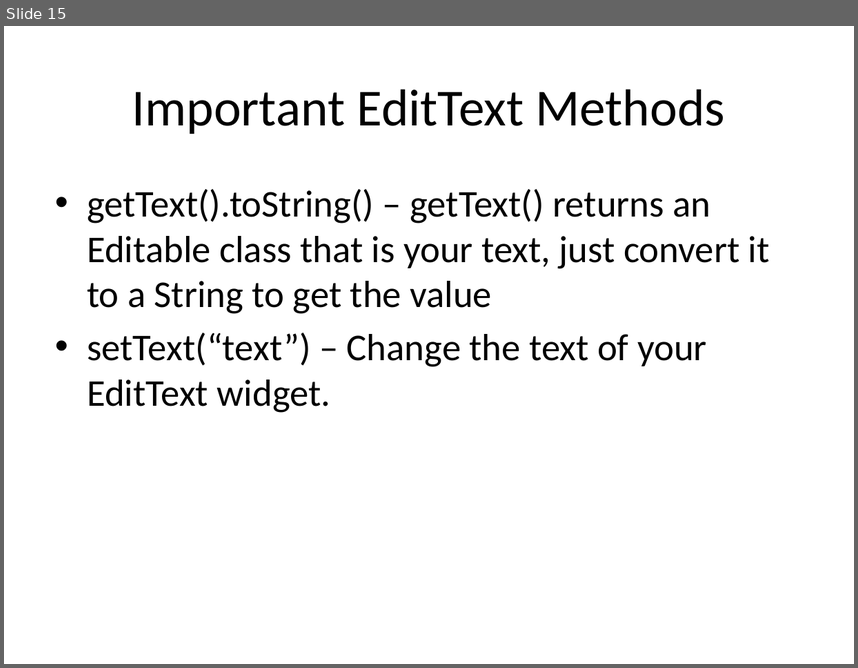
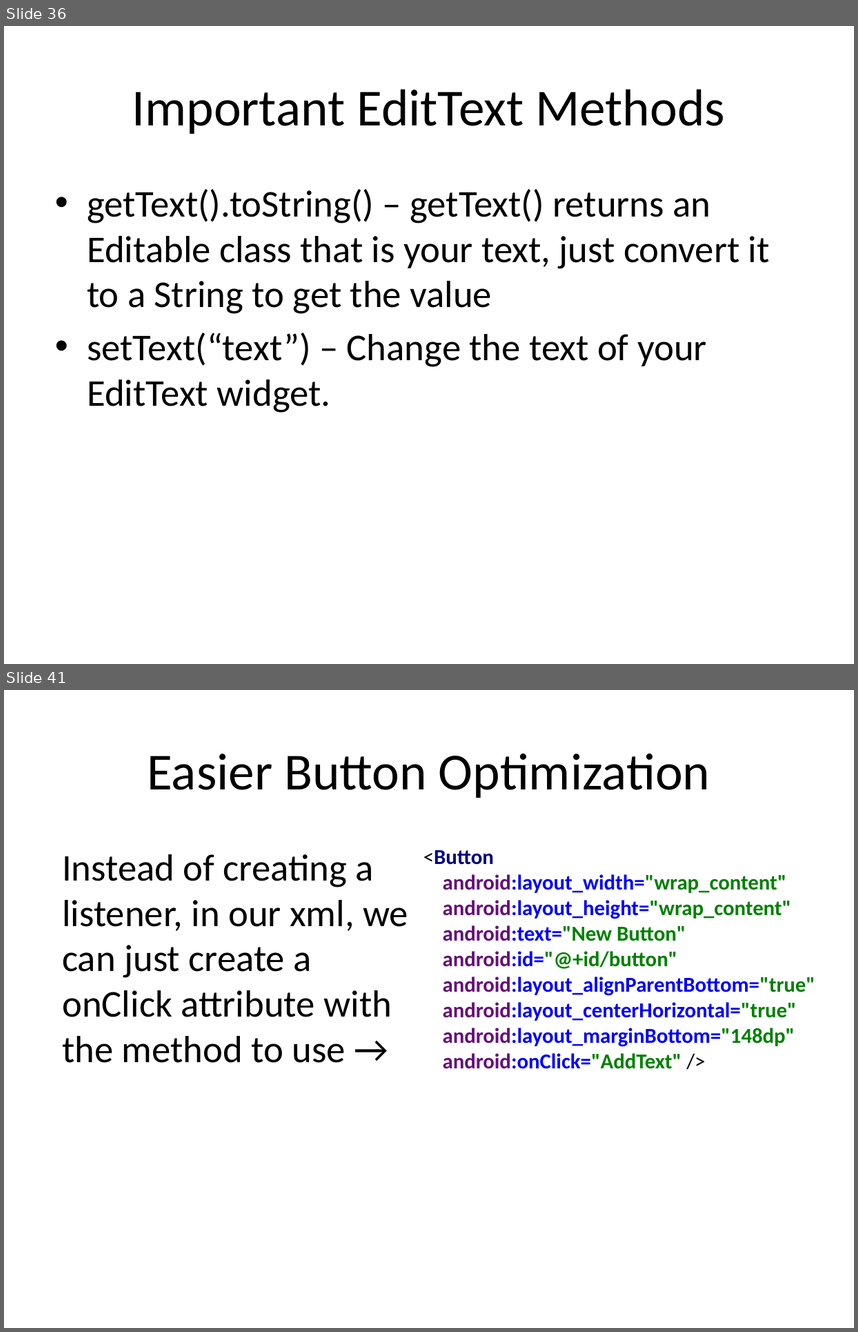
Before and after one commit to chang47/AndroidTutorial, a slide deck: Lesson1 First App/Android Lesson 1.pptx. Shown one above the other, each under a label of ours: slide 15 before the commit, slides 36 and 41 after it; the slides between them are not shown. The pictures are 858x668 and 858x1332 pixels, drawn with LibreOffice and Linux fonts; fonts in the diff are those of the drawing. Boxes give left, top, right and bottom in pixels: in the first picture for what was removed or moved away, otherwise in the second. Text is boxed around its words. In the diff, an @@ line names an element or a change of style, - is before the commit and + after.

```diff
--- a/Lesson1 First App/Android Lesson 1.pptx
+++ b/Lesson1 First App/Android Lesson 1.pptx
@@ slide 41 added at (4, 690, 854, 1328), background #FFFFFF @@
@@ title added at (147, 753, 710, 798), 44 pt, text #000000 @@
+Easier Button Optimization
@@ text added at (62, 854, 408, 1063), 32 pt, text #000000 @@
+Instead of creating a listener, in our xml, we can just create a onClick attribute with the method to use →
@@ text added at (424, 850, 815, 1069), 18 pt, text #0000FF, bold @@
+<Button
+android:layout_width="wrap_content"
+android:layout_height="wrap_content"
+android:text="New Button"
+android:id="@+id/button"
+android:layout_alignParentBottom="true"
+android:layout_centerHorizontal="true"
+android:layout_marginBottom="148dp"
+android:onClick="AddText" />
@@ what was slide 15 is now slide 36 @@
```
Also in this commit, not shown: 8 slides changed, 25 other slides added, 1 slide removed, 30 other files.
